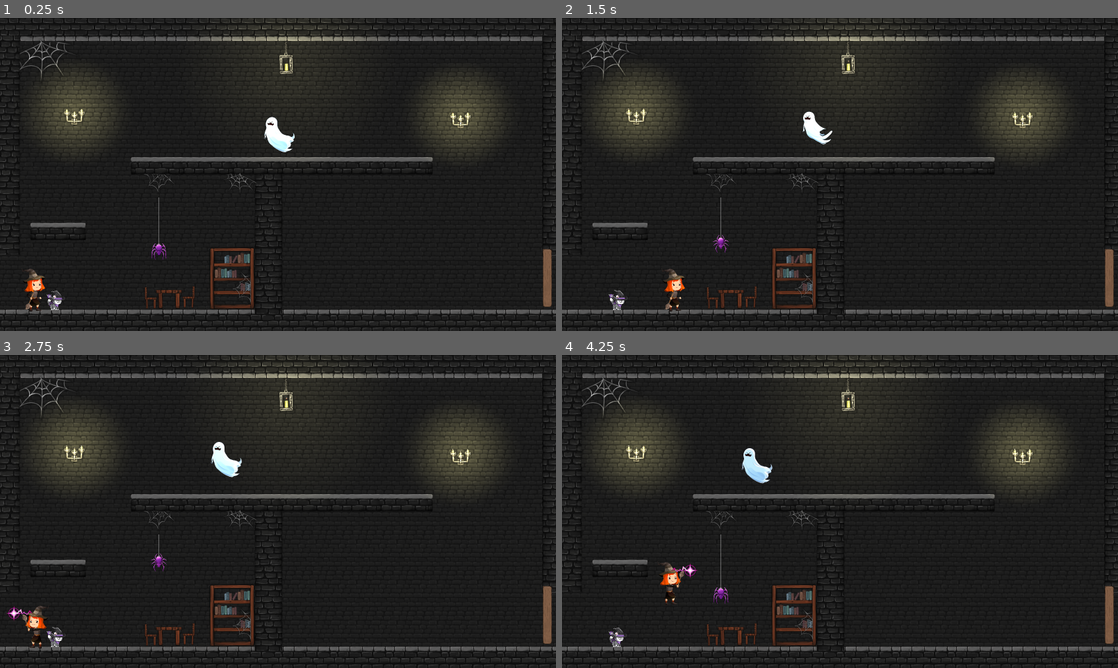
Above: before the commit, frames 1-4 (two rows, left to right).
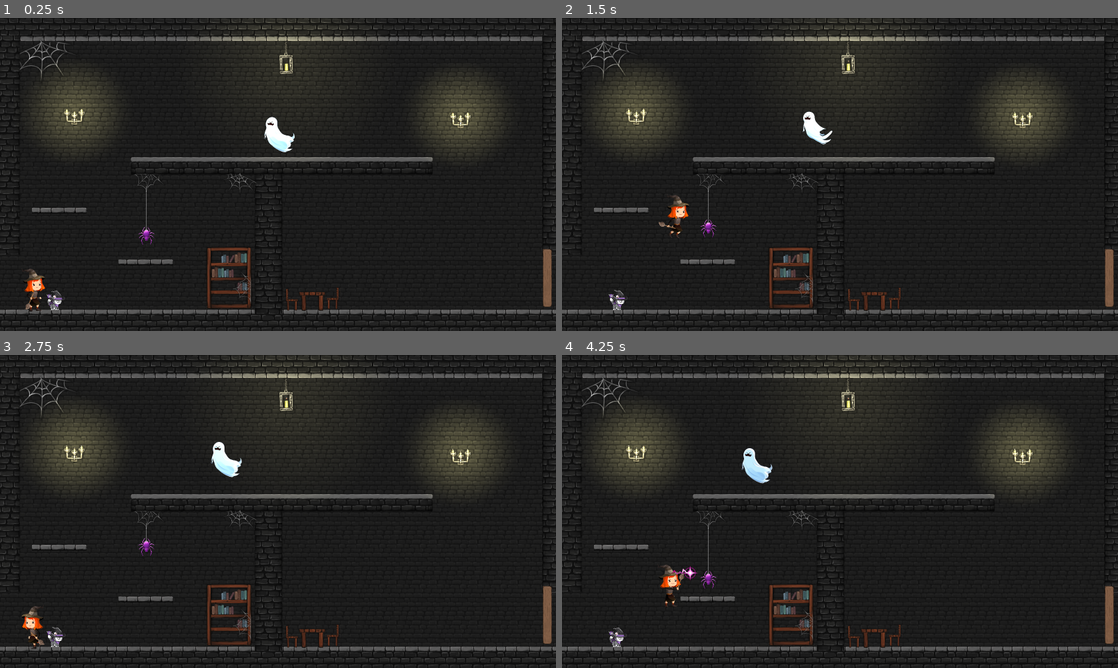
Above: after the commit, the same moments.

Repository: stellar-flame/cauldron
Game: Godot game, scene res://platformer/door_1/scene_1.tscn
Two runs of this game, one before a commit and one after it. Both use one fixed random seed, a clock stepped at 60 frames per second and the inputs below. This scene is started directly instead of the project's main scene.
Inputs (mouse positions are in pixels of both pictures, inside the frame that each line leads up to):
- Up to frame 1 (0.25 s): no input
- Up to frame 2 (1.5 s): tap Enter (luna_jump) at 0.5, 0.77 s; move the mouse to (962, 158) at 0.52 s; hold Right (luna_right) 0.53-1.25 s; tap E (luna_attack) at 0.6 s; click (962, 158) at 0.67 s; drag from (728, 190) to (634, 302) at 1.27 s
- Up to frame 3 (2.75 s): move the mouse to (333, 442) at 2.02 s; hold Left (luna_left) from 2.03 s (still down); tap E (luna_attack) at 2.1 s
- Up to frame 4 (4.25 s): release Left (luna_left) at 2.75 s; drag from (812, 574) to (600, 639) at 2.77 s; move the mouse to (1006, 558) at 3.52 s; hold Right (luna_right) from 3.53 s (still down); tap E (luna_attack) at 3.6 s; tap Enter (luna_jump) at 3.77 s

The runs differ from the first frame. In frame 1, 1.7% of the frame differs, in the area x 5-61%, y 49-94%; in frame 2, 2.1%; in frame 3, 2.0%; in frame 4, 2.0%.

Commit message:
Spider

Diff:
--- a/platformer/characters/luna/luna.gd
+++ b/platformer/characters/luna/luna.gd
@@ -3,7 +3,7 @@
 @export  var spell: PackedScene
 
 const SPEED = 500.0
-const JUMP_VELOCITY = -650.0
+const JUMP_VELOCITY = -625.0
 @onready var direction = 0
 @onready var sprite = $AnimatedSprite2D
 @onready var animation_blocked = false
--- a/platformer/characters/luna/luna.tscn
+++ b/platformer/characters/luna/luna.tscn
@@ -117,7 +117,7 @@
 
 [node name="Luna" type="CharacterBody2D" groups=["character"]]
 position = Vector2(-21, 8)
-collision_layer = 4
+collision_layer = 2
 script = ExtResource("1_3kl0p")
 spell = ExtResource("2_8vcsm")
 
--- a/platformer/characters/stella/stella.gd
+++ b/platformer/characters/stella/stella.gd
@@ -3,7 +3,7 @@
 var hit_area
 
 const SPEED = 500.0
-const JUMP_VELOCITY = -900.0
+const JUMP_VELOCITY = -850.0
 @onready var direction = 0
 @onready var sprite = $AnimatedSprite2D
 @onready var animation_blocked = false
--- a/platformer/door_1/scene_1.tscn
+++ b/platformer/door_1/scene_1.tscn
@@ -10,9 +10,9 @@
 [ext_resource type="PackedScene" path="res://platformer/scene_parts/lantern.tscn" id="6_fxoaa"]
 [ext_resource type="PackedScene" uid="uid://dxsu6pyxdgs0o" path="res://platformer/scene_parts/wall.tscn" id="7_tupc1"]
 [ext_resource type="Texture2D" uid="uid://c6uc6xl086vqq" path="res://assets/Props/Web2.png" id="8_gtbhf"]
-[ext_resource type="PackedScene" uid="uid://dm5244vs8gaeu" path="res://platformer/scene_parts/step.tscn" id="9_fsnsg"]
 [ext_resource type="PackedScene" uid="uid://bypqb3klvu4i8" path="res://platformer/characters/luna/luna.tscn" id="10_5d0b5"]
 [ext_resource type="PackedScene" uid="uid://cog4daxrcqklr" path="res://platformer/characters/stella/stella.tscn" id="11_cua5v"]
+[ext_resource type="PackedScene" uid="uid://cm5cwh0yun126" path="res://platformer/scene_parts/simple_platform.tscn" id="11_ljmsq"]
 [ext_resource type="Script" path="res://platformer/PathFollow2D.gd" id="12_7y18p"]
 [ext_resource type="PackedScene" uid="uid://qmduat6d7ufp" path="res://platformer/ghost.tscn" id="13_sjv5k"]
 [ext_resource type="PackedScene" uid="uid://dncx5g6snf1gp" path="res://platformer/exit_control.tscn" id="15_2gbyw"]
@@ -46,7 +46,7 @@
 position = Vector2(-18, 1341)
 
 [node name="Web5" type="Sprite2D" parent="Scene"]
-position = Vector2(732, 761)
+position = Vector2(680, 761)
 rotation = 1.5708
 texture = ExtResource("5_web6l")
 
@@ -104,28 +104,31 @@
 offset_bottom = 1011.0
 flip_h = true
 
-[node name="Step3" parent="Scene" instance=ExtResource("9_fsnsg")]
-position = Vector2(268, 981)
+[node name="SimplePlatform" parent="Scene" instance=ExtResource("11_ljmsq")]
+position = Vector2(671, 1123)
 
-[node name="Table" type="Sprite2D" parent="Scene"]
-position = Vector2(777.5, 1288.5)
-texture = ExtResource("16_rlejh")
+[node name="SimplePlatform2" parent="Scene" instance=ExtResource("11_ljmsq")]
+position = Vector2(273, 885)
 
 [node name="Chair1left" type="Sprite2D" parent="Scene"]
-position = Vector2(691.5, 1283.5)
+position = Vector2(1341.5, 1291.5)
 texture = ExtResource("17_v07pk")
 
 [node name="Chair1right" type="Sprite2D" parent="Scene"]
-position = Vector2(871.5, 1279.5)
+position = Vector2(1534.5, 1285.5)
 texture = ExtResource("18_vpp6v")
 
+[node name="Table" type="Sprite2D" parent="Scene"]
+position = Vector2(1437.5, 1298.5)
+texture = ExtResource("16_rlejh")
+
 [node name="ShelfWithBooks" type="Sprite2D" parent="Scene"]
-position = Vector2(1069, 1191)
+position = Vector2(1055, 1189)
 scale = Vector2(1.5, 1.5)
 texture = ExtResource("19_dcqlt")
 
 [node name="Web3" type="Sprite2D" parent="Scene"]
-position = Vector2(1111, 1239)
+position = Vector2(1112, 1239)
 texture = ExtResource("20_b31ks")
 
 [node name="Web1" type="Sprite2D" parent="Scene"]
@@ -145,7 +148,7 @@
 position = Vector2(256, 1279)
 
 [node name="Spider" parent="." instance=ExtResource("20_8u7pk")]
-position = Vector2(730, 1024)
+position = Vector2(673, 954)
 
 [node name="Path2D" type="Path2D" parent="."]
 position = Vector2(23, 30)
--- a/platformer/door_1/scene_3.tscn
+++ b/platformer/door_1/scene_3.tscn
@@ -50,13 +50,16 @@
 position = Vector2(-45, 452)
 
 [node name="SimplePlatform" parent="Scene" instance=ExtResource("6_f1nya")]
-position = Vector2(179, 733)
+position = Vector2(188, 732)
+scale = Vector2(0.5, 0.5)
 
 [node name="SimplePlatform2" parent="Scene" instance=ExtResource("6_f1nya")]
-position = Vector2(175, 1061)
+position = Vector2(191, 1112)
+scale = Vector2(0.5, 0.5)
 
 [node name="SimplePlatform3" parent="Scene" instance=ExtResource("6_f1nya")]
-position = Vector2(2394, 229)
+position = Vector2(2365, 226)
+scale = Vector2(0.5, 0.5)
 
 [node name="Luna" parent="." instance=ExtResource("7_h8vnn")]
 position = Vector2(2210, 352)
--- a/platformer/enemies/spider.gd
+++ b/platformer/enemies/spider.gd
@@ -1,4 +1,4 @@
-extends RigidBody2D
+extends CharacterBody2D
 
 var amplitude = 100  # The range of the movement
 var frequency = 2  # The speed of the movement
--- a/platformer/enemies/spider.tscn
+++ b/platformer/enemies/spider.tscn
@@ -38,7 +38,7 @@
 width = 1.0
 default_color = Color(0.713726, 0.713726, 0.713726, 1)
 
-[node name="Spider" type="RigidBody2D" parent="."]
+[node name="Spider" type="CharacterBody2D" parent="."]
 script = ExtResource("1_jllja")
 
 [node name="CollisionShape2D" type="CollisionShape2D" parent="Spider"]
@@ -48,4 +48,4 @@
 scale = Vector2(0.4, 0.4)
 sprite_frames = SubResource("SpriteFrames_3lsvn")
 animation = &"moving"
-frame_progress = 0.283978
+frame_progress = 0.133781
--- a/platformer/enemies/spider_with_web.gd
+++ b/platformer/enemies/spider_with_web.gd
@@ -5,7 +5,7 @@
 
 
 func _ready():
-	web.add_point(Vector2(0, spider.position.y-200))
+	web.add_point(Vector2(0, spider.position.y-180))
 	web.add_point(Vector2(0, 100))
 
 func _process(delta):
--- a/platformer/ghost.tscn
+++ b/platformer/ghost.tscn
@@ -44,7 +44,7 @@
 }]
 
 [node name="Ghost" type="Area2D" groups=["enemy"]]
-collision_mask = 7
+collision_mask = 3
 script = ExtResource("1_nxcnl")
 
 [node name="CollisionShape2D" type="CollisionShape2D" parent="."]
--- /dev/null
+++ b/platformer/scene_parts/Table.tscn
@@ -0,0 +1,15 @@
+[gd_scene load_steps=3 format=3 uid="uid://clesvnwwdqmfu"]
+
+[ext_resource type="Texture2D" uid="uid://lob1uxr2ngbe" path="res://assets/Props/Table.png" id="1_lg2e3"]
+
+[sub_resource type="RectangleShape2D" id="RectangleShape2D_0dins"]
+size = Vector2(101, 83)
+
+[node name="Table" type="StaticBody2D"]
+
+[node name="Sprite2D" type="Sprite2D" parent="."]
+texture = ExtResource("1_lg2e3")
+
+[node name="CollisionShape2D" type="CollisionShape2D" parent="."]
+position = Vector2(-2.5, 4.5)
+shape = SubResource("RectangleShape2D_0dins")
--- a/platformer/scene_parts/simple_platform.tscn
+++ b/platformer/scene_parts/simple_platform.tscn
@@ -3,15 +3,14 @@
 [ext_resource type="Texture2D" uid="uid://bbiykfxs0ty45" path="res://assets/Homemade/Top_layer_bricks.png" id="1_q7nks"]
 
 [sub_resource type="RectangleShape2D" id="RectangleShape2D_626xb"]
-size = Vector2(62, 9)
+size = Vector2(230, 19)
 
 [node name="SimplePlatform" type="StaticBody2D"]
 
 [node name="CollisionShape2D" type="CollisionShape2D" parent="."]
-position = Vector2(-2, 0.5)
+position = Vector2(2, 2)
 shape = SubResource("RectangleShape2D_626xb")
 one_way_collision = true
 
 [node name="Sprite2D" type="Sprite2D" parent="."]
-scale = Vector2(0.4, 0.5)
 texture = ExtResource("1_q7nks")
--- a/project.godot
+++ b/project.godot
@@ -78,5 +78,5 @@
 
 [layer_names]
 
-2d_physics/layer_2="stella"
-2d_physics/layer_3="luna"
+2d_physics/layer_1="environment"
+2d_physics/layer_2="characters"
Binary file changed: assets/Homemade/Top_layer_bricks.png
